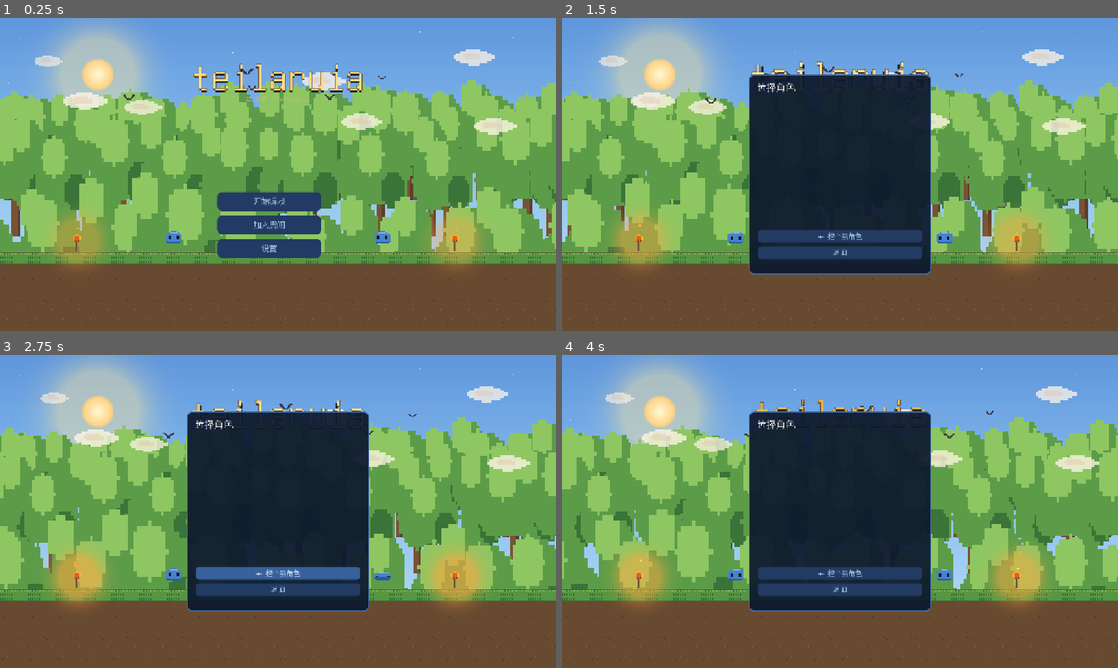
Above: before the commit, frames 1-4 (two rows, left to right).
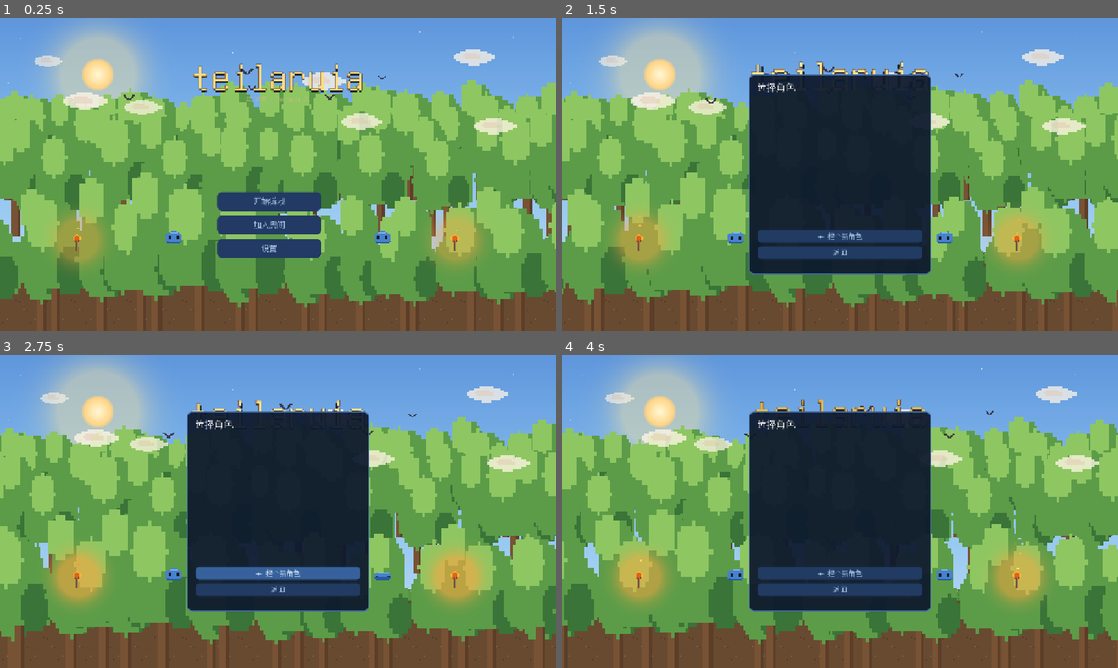
Above: after the commit, the same moments.

Repository: Nornttyy/tielaruia
Game: Godot game, scene res://scenes/main.tscn
The game is run twice, just before and just after one commit, with the same random seed, the same clock (stepped at 60 frames per second) and the same inputs.
Inputs (mouse positions are in pixels of both pictures, inside the frame that each line leads up to):
- Up to frame 1 (0.25 s): no input
- Up to frame 2 (1.5 s): click "开始游戏" at 0.5 s; tap Enter at 1.25 s; move the mouse to (962, 158) at 1.27 s; hold D (move_right) from 1.28 s (still down); tap E (interact) at 1.35 s; click (962, 158) at 1.42 s
- Up to frame 3 (2.75 s): tap Space (jump) at 1.52, 1.82 s; release D (move_right) at 2 s; drag from (166, 527) to (250, 574) at 2.02 s
- Up to frame 4 (4 s): move the mouse to (895, 442) at 2.77 s; hold D (move_right) 2.78-3.5 s; hold Right mouse button (secondary) 2.78-3.5 s; drag from (812, 574) to (673, 464) at 3.52 s

The runs differ from the first frame. In frame 1, 11% of the frame differs, in the area x 0-100%, y 74-98%; in frame 2, 9.7%; in frame 3, 9.7%; in frame 4, 9.8%.

Commit message:
feat(menu): 近景树移到草地之后绘制 — 前面的树站在草地前面
用户: 前面的树应该在草地前面. 拆出 _trees_front 层, move_child 到 Ground 之后 →
近树画在草地前面(树干完整露出不被草盖); 后墙/远树仍在草地后(扎进地里).
树速度改存 sprite meta (两层共用滚动逻辑), 去掉 _tree_speeds 并行数组.

Co-Authored-By: Claude Opus 4.8 (1M context) <noreply@anthropic.com>

Diff:
--- a/scripts/ui/main_menu.gd
+++ b/scripts/ui/main_menu.gd
@@ -51,7 +51,7 @@
 
 var _character_panels: Control = null
 var _cloud_speeds: Array[float] = []
-var _tree_speeds: Array[float] = []   # 跟 _trees_root 子节点一一对应 (移动森林)
+var _trees_front: Node2D = null   # 近景树层: 画在草地之后 = 站在草地前面 (速度存在各精灵 meta 上)
 var _bird_speeds: Array[float] = []
 var _bird_phase: Array[float] = []     # 小鸟上下飘的相位
 var _bird_t: float = 0.0
@@ -215,25 +215,30 @@
 	# 远层 (大/慢/略淡, 纵深) 先建在后; 近层 (更大/快/实) 后建在前. 两种树形交替。
 	var t0 = MenuSceneArt.make_forest_tree(0)   # 圆胖
 	var t1 = MenuSceneArt.make_forest_tree(1)   # 高瘦
-	# 后墙层 (最先建=最靠后): 一整排密树撑起背景, 替掉原来的山。略淡作远景雾感。
+	# 近景树单独一层, 插到 Ground 之后绘制 → 前面的树站在草地前面 (树干完整露出, 不被草盖住)
+	_trees_front = Node2D.new()
+	_trees_front.name = "TreesFront"
+	$BackgroundLayer.add_child(_trees_front)
+	$BackgroundLayer.move_child(_trees_front, $BackgroundLayer/Ground.get_index() + 1)
+	# 后墙层 (最先建=最靠后): 一整排密树撑起背景, 替掉原来的山。在草地后面 (扎进地里)。
 	for i in TREE_WALL_COUNT:
 		var wx: float = (float(i) + randf()) / float(TREE_WALL_COUNT) * (VIEWPORT_SIZE.x + 160.0) - 80.0
-		_add_tree(t0 if i % 2 == 0 else t1, wx,
+		_add_tree(_trees_root, t0 if i % 2 == 0 else t1, wx,
 			randf_range(5.0, 6.5), randf_range(TREE_WALL_SPEED.x, TREE_WALL_SPEED.y), 1.0, 0.58)
 	for i in TREE_FAR_COUNT:
 		# 均匀分槽 + 槽内随机 → 铺满不留缝
 		var fx: float = (float(i) + randf()) / float(TREE_FAR_COUNT) * (VIEWPORT_SIZE.x + 200.0) - 100.0
-		_add_tree(t0 if i % 2 == 0 else t1, fx,
+		_add_tree(_trees_root, t0 if i % 2 == 0 else t1, fx,
 			randf_range(5.5, 7.0), randf_range(TREE_FAR_SPEED.x, TREE_FAR_SPEED.y), 1.0, 0.70)
 	for i in TREE_NEAR_COUNT:
 		var nx: float = (float(i) + randf()) / float(TREE_NEAR_COUNT) * (VIEWPORT_SIZE.x + 240.0) - 120.0
-		# ground_ratio 1.0: 近树底在屏幕底边, 露多一点又不至于盖住中间按钮/顶部标题 (1.18 太下了)
-		_add_tree(t0 if i % 2 == 0 else t1, nx,
+		# 近树进 _trees_front (草地前面). ground_ratio 1.0: 树底在屏幕底边。
+		_add_tree(_trees_front, t0 if i % 2 == 0 else t1, nx,
 			randf_range(6.5, 8.5), randf_range(TREE_NEAR_SPEED.x, TREE_NEAR_SPEED.y), 1.0, 1.0)
 
 
 # 加一棵树. ground_ratio: 树底 y 比例 (远树略高=更远); alpha: 远树淡显雾感.
-func _add_tree(tex: Texture2D, x: float, scale: float, speed: float, alpha: float, ground_ratio: float) -> void:
+func _add_tree(parent: Node2D, tex: Texture2D, x: float, scale: float, speed: float, alpha: float, ground_ratio: float) -> void:
 	var s := Sprite2D.new()
 	s.texture = tex
 	s.centered = false
@@ -241,17 +246,25 @@
 	s.scale = Vector2(scale, sy)
 	s.modulate.a = alpha
 	s.position = Vector2(x, VIEWPORT_SIZE.y * ground_ratio - TREE_H * sy)
-	_trees_root.add_child(s)
-	_tree_speeds.append(speed)
-
-
-# 森林向左滚动 (移动感); 树移出左边 → 绕回右边 (无限森林)
+	s.set_meta("speed", speed)   # 速度存精灵自己身上 (两层树都靠它滚)
+	parent.add_child(s)
+
+
+# 森林向左滚动 (移动感); 树移出左边 → 绕回右边 (无限森林). 后景层 + 近景层都滚。
 func _animate_trees(delta: float) -> void:
-	for i in _trees_root.get_child_count():
-		var t: Sprite2D = _trees_root.get_child(i)
-		t.position.x -= _tree_speeds[i] * delta
-		if t.position.x < -TREE_W * t.scale.x:
-			t.position.x = VIEWPORT_SIZE.x + randf_range(20.0, 180.0)
+	_scroll_tree_layer(_trees_root, delta)
+	if _trees_front != null:
+		_scroll_tree_layer(_trees_front, delta)
+
+
+func _scroll_tree_layer(layer: Node2D, delta: float) -> void:
+	for t in layer.get_children():
+		var sp: Sprite2D = t as Sprite2D
+		if sp == null:
+			continue
+		sp.position.x -= float(sp.get_meta("speed", 0.0)) * delta
+		if sp.position.x < -TREE_W * sp.scale.x:
+			sp.position.x = VIEWPORT_SIZE.x + randf_range(20.0, 180.0)
 
 
 func _setup_stars() -> void:
